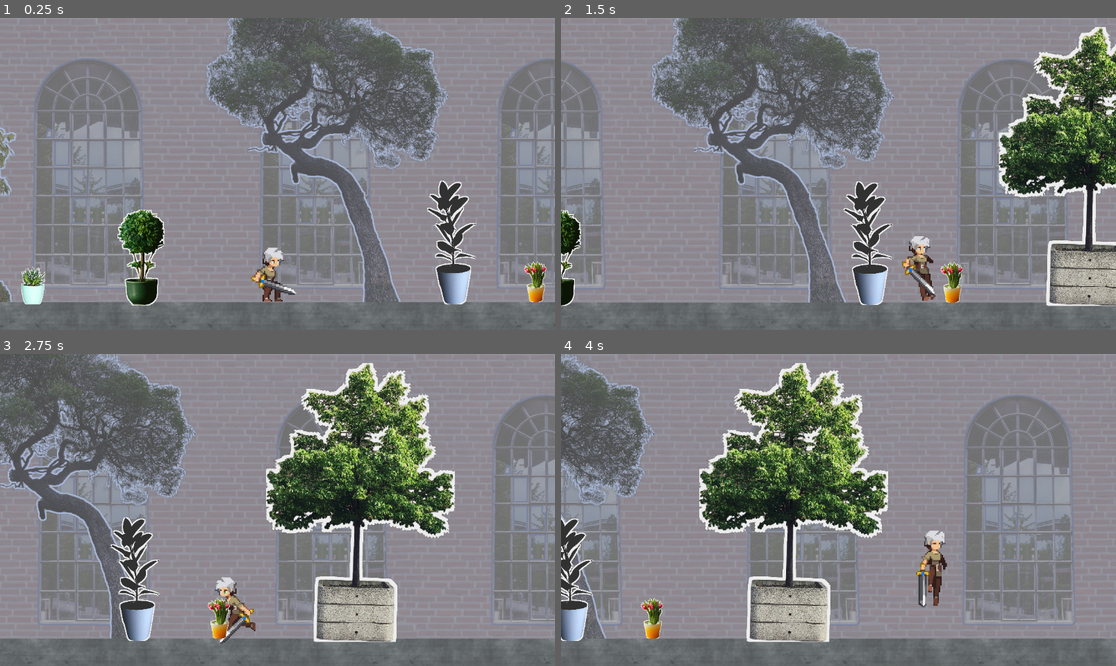
Above: before the commit, frames 1-4 (two rows, left to right).
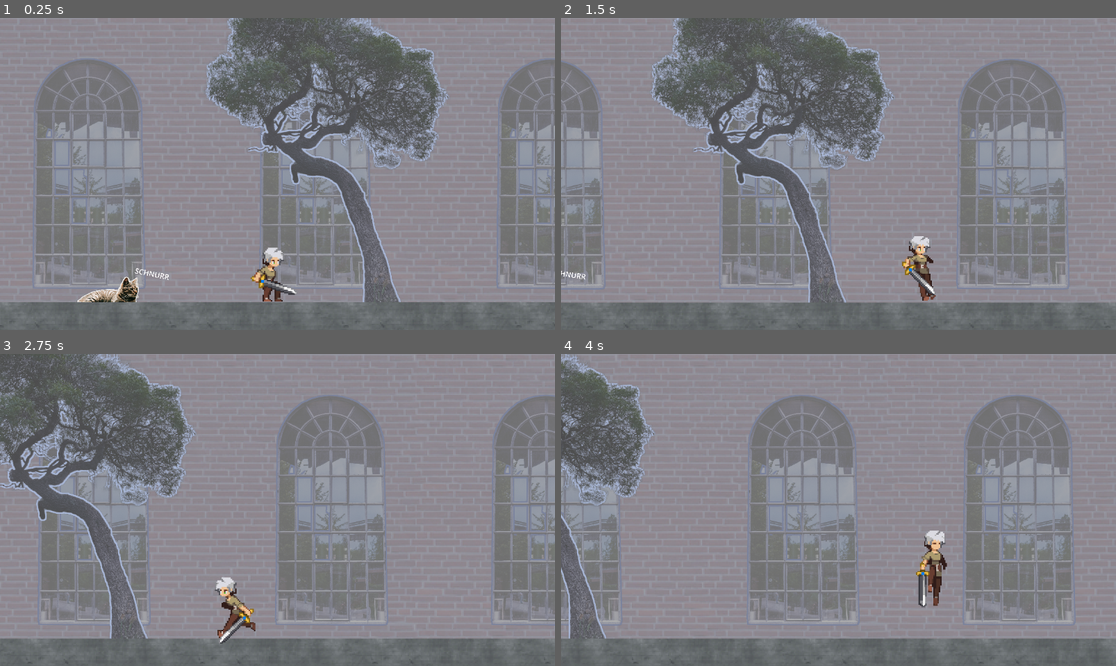
Above: after the commit, the same moments.

Repository: koljapluemer/lingua-escape
Game: Godot game, scene res://Levels/03_Interact/Level03.tscn
The game is run twice, just before and just after one commit, with the same random seed, the same clock (stepped at 60 frames per second) and the same inputs. Before the commit the project starts from res://Levels/02_Stuff_Reacting/Level02.tscn.
Inputs:
- Up to frame 1 (0.25 s): no input
- Up to frame 2 (1.5 s): hold D (right) from 0.53 s (still down); tap Space (jump) at 0.77 s
- Up to frame 3 (2.75 s): tap Space (jump) at 1.52 s; release D (right) at 2.03 s; hold A (left) from 2.03 s (still down)
- Up to frame 4 (4 s): release A (left) at 2.78 s; hold D (right) from 2.78 s (still down); tap Space (jump) at 3.02, 3.77 s

The runs differ from the first frame. In frame 1, 5.0% of the frame differs, in the area x 0-99%, y 34-93%; in frame 2, 14%; in frame 3, 18%, in the area x 19-82%, y 2-93%; in frame 4, 18%.

Commit message:
add tutor character

Diff:
--- /dev/null
+++ b/Levels/03_Interact/Level03.tscn
@@ -0,0 +1,168 @@
+[gd_scene load_steps=14 format=3 uid="uid://5062713wlo7x"]
+
+[ext_resource type="Texture2D" uid="uid://cdielg42jcmlf" path="res://Art/levels/plants/greenhouse.jpg" id="1_35oss"]
+[ext_resource type="PackedScene" uid="uid://xxaoff7gwbrm" path="res://Character/player.tscn" id="2_5oc1s"]
+[ext_resource type="PackedScene" uid="uid://voiu3c7wkbgo" path="res://Scenes/goal_object_interactable.tscn" id="3_66g8f"]
+[ext_resource type="Texture2D" uid="uid://besswnaa35tuv" path="res://Art/levels/plants/concrete_test.jpg" id="8_tdysp"]
+[ext_resource type="Texture2D" uid="uid://bog1bhpe3fa0b" path="res://Art/levels/plants/paler_bricks.jpg" id="9_wb5de"]
+[ext_resource type="Texture2D" uid="uid://bo1g7hjeofqbn" path="res://Art/levels/plants/paler_window.png" id="10_4het5"]
+[ext_resource type="Shader" path="res://Levels/02_Stuff_Reacting/Outline_Alt.gdshader" id="11_5aghp"]
+[ext_resource type="Texture2D" uid="uid://cniq03aqvxbff" path="res://Art/levels/plants/pale_bg_tree.png" id="12_wykhx"]
+
+[sub_resource type="RectangleShape2D" id="RectangleShape2D_5e002"]
+size = Vector2(32, 205)
+
+[sub_resource type="RectangleShape2D" id="RectangleShape2D_auxis"]
+size = Vector2(32, 205)
+
+[sub_resource type="RectangleShape2D" id="RectangleShape2D_qffgt"]
+size = Vector2(803, 42.5)
+
+[sub_resource type="ShaderMaterial" id="ShaderMaterial_lf5my"]
+shader = ExtResource("11_5aghp")
+shader_parameter/line_color = Color(0.482353, 0.513726, 0.615686, 1)
+shader_parameter/line_thickness = 5.0
+
+[sub_resource type="ShaderMaterial" id="ShaderMaterial_wgb5g"]
+shader = ExtResource("11_5aghp")
+shader_parameter/line_color = Color(0.654902, 0.709804, 0.831373, 1)
+shader_parameter/line_thickness = 5.0
+
+[node name="Level02" type="Node2D"]
+
+[node name="Sprite2D" type="Sprite2D" parent="."]
+visible = false
+position = Vector2(40, -21)
+scale = Vector2(0.0615451, 0.0615451)
+texture = ExtResource("1_35oss")
+
+[node name="Player" parent="." instance=ExtResource("2_5oc1s")]
+
+[node name="RemoteTransform2D" type="RemoteTransform2D" parent="Player"]
+remote_path = NodePath("../../Camera2D")
+
+[node name="Camera2D" type="Camera2D" parent="."]
+offset = Vector2(0, -70)
+zoom = Vector2(0.7, 0.7)
+process_callback = 0
+limit_left = -420
+limit_top = -400
+limit_right = 535
+limit_bottom = 400
+position_smoothing_enabled = true
+drag_horizontal_enabled = true
+drag_vertical_enabled = true
+editor_draw_limits = true
+
+[node name="Map Limit" type="StaticBody2D" parent="."]
+position = Vector2(-354, 10)
+
+[node name="CollisionShape2D" type="CollisionShape2D" parent="Map Limit"]
+position = Vector2(13, -13.5)
+shape = SubResource("RectangleShape2D_5e002")
+
+[node name="CollisionShape2D2" type="CollisionShape2D" parent="Map Limit"]
+position = Vector2(837, -13.5)
+shape = SubResource("RectangleShape2D_auxis")
+
+[node name="CollisionShape2D3" type="CollisionShape2D" parent="Map Limit"]
+position = Vector2(425.5, 36)
+shape = SubResource("RectangleShape2D_qffgt")
+
+[node name="Objects" type="Node2D" parent="."]
+
+[node name="cat" parent="Objects" instance=ExtResource("3_66g8f")]
+z_index = -3
+position = Vector2(-120.753, 9.08741)
+scale = Vector2(0.0541971, 0.0541972)
+
+[node name="Background" type="Node2D" parent="."]
+
+[node name="TextureRect" type="TextureRect" parent="Background"]
+z_index = -2
+offset_left = -467.0
+offset_top = 25.0
+offset_right = 680.0
+offset_bottom = 476.0
+texture = ExtResource("8_tdysp")
+stretch_mode = 1
+
+[node name="ParallaxBackground" type="ParallaxBackground" parent="Background"]
+
+[node name="ParallaxLayer" type="ParallaxLayer" parent="Background/ParallaxBackground"]
+motion_scale = Vector2(0.7, 0.7)
+
+[node name="TextureRect2" type="TextureRect" parent="Background/ParallaxBackground/ParallaxLayer"]
+z_index = -2
+offset_left = -472.0
+offset_top = -331.0
+offset_right = 885.0
+offset_bottom = 120.0
+texture = ExtResource("9_wb5de")
+stretch_mode = 1
+
+[node name="window" type="Sprite2D" parent="Background/ParallaxBackground/ParallaxLayer"]
+position = Vector2(-238.574, -14.3449)
+rotation = 0.0174533
+scale = Vector2(0.181886, 0.181886)
+texture = ExtResource("10_4het5")
+
+[node name="window_mirror" type="Sprite2D" parent="Background/ParallaxBackground/ParallaxLayer"]
+material = SubResource("ShaderMaterial_lf5my")
+position = Vector2(-238.574, -14.3449)
+rotation = 0.0174533
+scale = Vector2(-0.182, 0.182)
+texture = ExtResource("10_4het5")
+
+[node name="window2" type="Sprite2D" parent="Background/ParallaxBackground/ParallaxLayer"]
+position = Vector2(-78.5744, -14.3449)
+scale = Vector2(0.181886, 0.181886)
+texture = ExtResource("10_4het5")
+
+[node name="window_mirror2" type="Sprite2D" parent="Background/ParallaxBackground/ParallaxLayer"]
+material = SubResource("ShaderMaterial_lf5my")
+position = Vector2(-78.5744, -14.3449)
+scale = Vector2(-0.182, 0.182)
+texture = ExtResource("10_4het5")
+
+[node name="window3" type="Sprite2D" parent="Background/ParallaxBackground/ParallaxLayer"]
+position = Vector2(89.4256, -14.3449)
+scale = Vector2(0.181886, 0.181886)
+texture = ExtResource("10_4het5")
+
+[node name="window_mirror3" type="Sprite2D" parent="Background/ParallaxBackground/ParallaxLayer"]
+material = SubResource("ShaderMaterial_lf5my")
+position = Vector2(89.4256, -14.3449)
+scale = Vector2(-0.182, 0.182)
+texture = ExtResource("10_4het5")
+
+[node name="window4" type="Sprite2D" parent="Background/ParallaxBackground/ParallaxLayer"]
+position = Vector2(265.426, -14.3449)
+scale = Vector2(0.181886, 0.181886)
+texture = ExtResource("10_4het5")
+
+[node name="window_mirror4" type="Sprite2D" parent="Background/ParallaxBackground/ParallaxLayer"]
+material = SubResource("ShaderMaterial_lf5my")
+position = Vector2(265.426, -14.3449)
+scale = Vector2(-0.182, 0.182)
+texture = ExtResource("10_4het5")
+
+[node name="window5" type="Sprite2D" parent="Background/ParallaxBackground/ParallaxLayer"]
+position = Vector2(425.426, -14.3449)
+scale = Vector2(0.181886, 0.181886)
+texture = ExtResource("10_4het5")
+
+[node name="window_mirror5" type="Sprite2D" parent="Background/ParallaxBackground/ParallaxLayer"]
+material = SubResource("ShaderMaterial_lf5my")
+position = Vector2(425.426, -14.3449)
+scale = Vector2(-0.182, 0.182)
+texture = ExtResource("10_4het5")
+
+[node name="ParallaxLayer2" type="ParallaxLayer" parent="Background/ParallaxBackground"]
+motion_scale = Vector2(0.8, 0.8)
+
+[node name="BgTree" type="Sprite2D" parent="Background/ParallaxBackground/ParallaxLayer2"]
+material = SubResource("ShaderMaterial_wgb5g")
+position = Vector2(76.25, -54)
+scale = Vector2(0.214062, 0.214062)
+texture = ExtResource("12_wykhx")
--- /dev/null
+++ b/Levels/03_Interact/Outline_Alt.gdshader
@@ -0,0 +1,22 @@
+shader_type canvas_item;
+
+uniform vec4 line_color : source_color = vec4(1.0);
+uniform float line_thickness : hint_range(0, 10) = 1.0;
+
+const vec2 OFFSETS[8] = {
+	vec2(-1, -1), vec2(-1, 0), vec2(-1, 1), vec2(0, -1), vec2(0, 1),
+	vec2(1, -1), vec2(1, 0), vec2(1, 1)
+};
+
+void fragment() {
+	vec2 size = TEXTURE_PIXEL_SIZE * line_thickness;
+	float outline = 0.0;
+
+	for (int i = 0; i < OFFSETS.length(); i++) {
+		outline += texture(TEXTURE, UV + size * OFFSETS[i]).a;
+	}
+	outline = min(outline, 1.0);
+
+	vec4 color = texture(TEXTURE, UV);
+	COLOR = mix(color, line_color, outline - color.a);
+}
--- /dev/null
+++ b/Levels/03_Interact/tree.gd
@@ -0,0 +1,32 @@
+extends Sprite2D
+@onready var animation_player: AnimationPlayer = %AnimationPlayer
+@onready var audio_stream_player_2d: AudioStreamPlayer2D = %AudioStreamPlayer2D
+
+
+# Called when the node enters the scene tree for the first time.
+func _ready() -> void:
+	pass # Replace with function body.
+
+
+# Called every frame. 'delta' is the elapsed time since the previous frame.
+func _process(delta: float) -> void:
+	pass
+
+
+
+func _on_area_2d_area_entered(area: Area2D) -> void:
+	animation_player.play("react_to_win")
+	#audio_stream_player_2d.seek(500)
+	#audio_stream_player_2d.playing = true
+	#create_event_timer(1.5, stop_sound)
+
+func stop_sound():
+	audio_stream_player_2d.stop()
+
+func create_event_timer(n, function_to_call):
+	var timer := Timer.new()
+	add_child(timer)
+	timer.wait_time = n
+	timer.one_shot = true
+	timer.connect("timeout", function_to_call)
+	timer.start()
--- /dev/null
+++ b/Scenes/goal_object_interactable.gd
@@ -0,0 +1,30 @@
+extends Sprite2D
+@onready var animation_player: AnimationPlayer = %AnimationPlayer
+@onready var audio_stream_player_2d: AudioStreamPlayer2D = %AudioStreamPlayer2D
+@onready var purr_label: Label = %PurrLabel
+
+
+# Called when the node enters the scene tree for the first time.
+func _ready() -> void:
+	purr_label.visible = false
+	start_purring()
+
+
+func start_purring():
+	purr_label.visible = true
+	animation_player.play("purr")
+	create_event_timer(2, stop_purring)
+
+func stop_purring():
+	animation_player.stop()
+	purr_label.visible = false
+
+	#audio_stream_player_2d.stop()
+
+func create_event_timer(n, function_to_call):
+	var timer := Timer.new()
+	add_child(timer)
+	timer.wait_time = n
+	timer.one_shot = true
+	timer.connect("timeout", function_to_call)
+	timer.start()
--- /dev/null
+++ b/Scenes/goal_object_interactable.tscn
@@ -0,0 +1,106 @@
+[gd_scene load_steps=8 format=3 uid="uid://voiu3c7wkbgo"]
+
+[ext_resource type="Texture2D" uid="uid://civdulu5280c1" path="res://Art/levels/cat_test/cat.png" id="1_61bn3"]
+[ext_resource type="Script" path="res://Scenes/goal_object_interactable.gd" id="2_n775t"]
+
+[sub_resource type="Shader" id="Shader_7ldre"]
+code = "shader_type canvas_item;
+
+uniform vec4 line_color : source_color = vec4(1.0);
+uniform float line_thickness : hint_range(0, 10) = 1.0;
+
+const vec2 OFFSETS[8] = {
+	vec2(-1, -1), vec2(-1, 0), vec2(-1, 1), vec2(0, -1), vec2(0, 1),
+	vec2(1, -1), vec2(1, 0), vec2(1, 1)
+};
+
+void fragment() {
+	vec2 size = TEXTURE_PIXEL_SIZE * line_thickness;
+	float outline = 0.0;
+
+	for (int i = 0; i < OFFSETS.length(); i++) {
+		outline += texture(TEXTURE, UV + size * OFFSETS[i]).a;
+	}
+	outline = min(outline, 1.0);
+
+	vec4 color = texture(TEXTURE, UV);
+	COLOR = mix(color, line_color, outline - color.a);
+}"
+
+[sub_resource type="ShaderMaterial" id="ShaderMaterial_jdkaj"]
+shader = SubResource("Shader_7ldre")
+shader_parameter/line_color = Color(0.929412, 0.929412, 0.929412, 1)
+shader_parameter/line_thickness = 10.0
+
+[sub_resource type="Animation" id="Animation_vporf"]
+length = 0.001
+tracks/0/type = "value"
+tracks/0/imported = false
+tracks/0/enabled = true
+tracks/0/path = NodePath("PurrLabel:rotation")
+tracks/0/interp = 1
+tracks/0/loop_wrap = true
+tracks/0/keys = {
+"times": PackedFloat32Array(0),
+"transitions": PackedFloat32Array(1),
+"update": 0,
+"values": [0.20944]
+}
+
+[sub_resource type="Animation" id="Animation_gc0uk"]
+resource_name = "purr"
+length = 0.22
+loop_mode = 1
+step = 0.02
+tracks/0/type = "value"
+tracks/0/imported = false
+tracks/0/enabled = true
+tracks/0/path = NodePath("PurrLabel:rotation")
+tracks/0/interp = 1
+tracks/0/loop_wrap = true
+tracks/0/keys = {
+"times": PackedFloat32Array(0, 0.06, 0.12, 0.16, 0.22),
+"transitions": PackedFloat32Array(1, 1, 1, 1, 1),
+"update": 0,
+"values": [0.20944, 0.139626, 0.261799, 0.139626, 0.261799]
+}
+
+[sub_resource type="AnimationLibrary" id="AnimationLibrary_mslex"]
+_data = {
+"RESET": SubResource("Animation_vporf"),
+"purr": SubResource("Animation_gc0uk")
+}
+
+[node name="cat" type="Sprite2D"]
+z_index = -1
+material = SubResource("ShaderMaterial_jdkaj")
+scale = Vector2(0.0428743, 0.0428744)
+texture = ExtResource("1_61bn3")
+script = ExtResource("2_n775t")
+
+[node name="PurrLabel" type="Label" parent="."]
+unique_name_in_owner = true
+anchors_preset = 8
+anchor_left = 0.5
+anchor_top = 0.5
+anchor_right = 0.5
+anchor_bottom = 0.5
+offset_left = -371.869
+offset_top = -772.296
+offset_right = 118.131
+offset_bottom = -635.296
+grow_horizontal = 2
+grow_vertical = 2
+rotation = 0.20944
+pivot_offset = Vector2(245, 66)
+size_flags_horizontal = 4
+theme_override_font_sizes/font_size = 100
+text = "SCHNURR"
+horizontal_alignment = 1
+vertical_alignment = 1
+
+[node name="AnimationPlayer" type="AnimationPlayer" parent="."]
+unique_name_in_owner = true
+libraries = {
+"": SubResource("AnimationLibrary_mslex")
+}
--- /dev/null
+++ b/Scenes/paper_robot.tscn
@@ -0,0 +1,105 @@
+[gd_scene load_steps=13 format=3 uid="uid://oevf1swkoiis"]
+
+[ext_resource type="Script" path="res://Scenes/tutor.gd" id="1_as5ge"]
+[ext_resource type="Texture2D" uid="uid://dhk1w7nvtt73t" path="res://Art/paper_man/paperman_spritesheet.png" id="2_a1qls"]
+
+[sub_resource type="AtlasTexture" id="AtlasTexture_coafp"]
+atlas = ExtResource("2_a1qls")
+region = Rect2(0, 0, 388, 627)
+
+[sub_resource type="AtlasTexture" id="AtlasTexture_3eg43"]
+atlas = ExtResource("2_a1qls")
+region = Rect2(2716, 0, 388, 627)
+
+[sub_resource type="AtlasTexture" id="AtlasTexture_7iom7"]
+atlas = ExtResource("2_a1qls")
+region = Rect2(1552, 0, 388, 627)
+
+[sub_resource type="AtlasTexture" id="AtlasTexture_ae0u1"]
+atlas = ExtResource("2_a1qls")
+region = Rect2(1940, 0, 388, 627)
+
+[sub_resource type="AtlasTexture" id="AtlasTexture_s6v75"]
+atlas = ExtResource("2_a1qls")
+region = Rect2(2328, 0, 388, 627)
+
+[sub_resource type="AtlasTexture" id="AtlasTexture_jmsr8"]
+atlas = ExtResource("2_a1qls")
+region = Rect2(1164, 0, 388, 627)
+
+[sub_resource type="AtlasTexture" id="AtlasTexture_a4ojc"]
+atlas = ExtResource("2_a1qls")
+region = Rect2(388, 0, 388, 627)
+
+[sub_resource type="AtlasTexture" id="AtlasTexture_kgutf"]
+atlas = ExtResource("2_a1qls")
+region = Rect2(776, 0, 388, 627)
+
+[sub_resource type="SpriteFrames" id="SpriteFrames_q1ej8"]
+animations = [{
+"frames": [{
+"duration": 1.0,
+"texture": SubResource("AtlasTexture_coafp")
+}, {
+"duration": 1.0,
+"texture": SubResource("AtlasTexture_3eg43")
+}],
+"loop": true,
+"name": &"idle",
+"speed": 0.5
+}, {
+"frames": [{
+"duration": 1.0,
+"texture": SubResource("AtlasTexture_7iom7")
+}, {
+"duration": 1.0,
+"texture": SubResource("AtlasTexture_ae0u1")
+}, {
+"duration": 1.0,
+"texture": SubResource("AtlasTexture_s6v75")
+}],
+"loop": true,
+"name": &"interact",
+"speed": 5.0
+}, {
+"frames": [{
+"duration": 1.0,
+"texture": SubResource("AtlasTexture_jmsr8")
+}],
+"loop": true,
+"name": &"point",
+"speed": 5.0
+}, {
+"frames": [{
+"duration": 1.0,
+"texture": SubResource("AtlasTexture_a4ojc")
+}, {
+"duration": 1.0,
+"texture": SubResource("AtlasTexture_kgutf")
+}],
+"loop": true,
+"name": &"run",
+"speed": 4.0
+}]
+
+[sub_resource type="CapsuleShape2D" id="CapsuleShape2D_ry2ya"]
+radius = 8.0
+height = 26.0
+
+[node name="Tutor" type="CharacterBody2D"]
+script = ExtResource("1_as5ge")
+
+[node name="AnimatedSprite2D" type="AnimatedSprite2D" parent="."]
+position = Vector2(-32, -32)
+sprite_frames = SubResource("SpriteFrames_q1ej8")
+animation = &"interact"
+autoplay = "idle"
+frame_progress = 0.621453
+centered = false
+
+[node name="CollisionShape2D" type="CollisionShape2D" parent="."]
+position = Vector2(3, 5)
+shape = SubResource("CapsuleShape2D_ry2ya")
+disabled = true
+
+[connection signal="animation_finished" from="AnimatedSprite2D" to="." method="_on_animated_sprite_2d_animation_finished"]
--- a/project.godot
+++ b/project.godot
@@ -11,7 +11,7 @@
 [application]
 
 config/name="SidescrollerQuickstart"
-run/main_scene="res://Levels/02_Stuff_Reacting/Level02.tscn"
+run/main_scene="res://Levels/03_Interact/Level03.tscn"
 config/features=PackedStringArray("4.2", "Mobile")
 config/icon="res://icon.svg"
 
Binary file added: Art/levels/cat_test/cat.png
Not shown, added: Art/levels/cat_test/cat.png.import
Binary file added: Art/levels/cat_test/cat_alt.png
Not shown, added: Art/levels/cat_test/cat_alt.png.import
Not shown, added: Art/levels/cat_test/pexels-ferko-martin-55597430-24804974-Photoroom.png.import
Binary file added: Art/paper_man/paperman_spritesheet.png
Not shown, added: Art/paper_man/paperman_spritesheet.png.import
Not shown, added: doc/notes/Sentence List Draft.md
